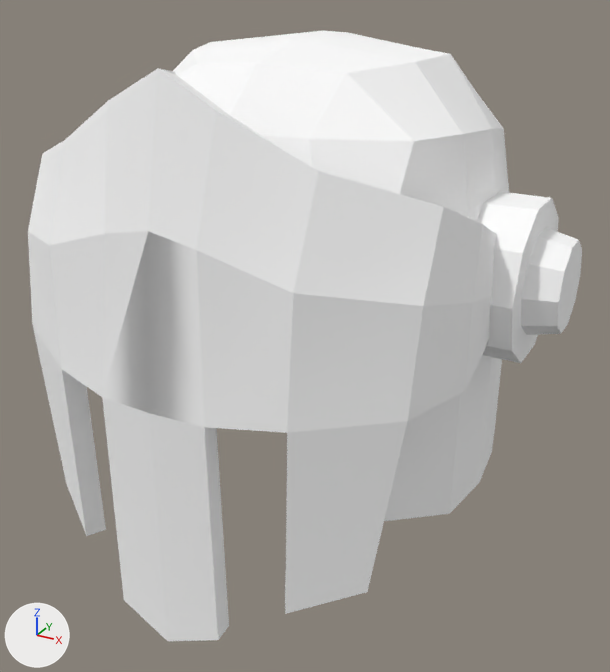
What one commit did to the glTF model frontend/assets/models3d/packs/quaternius-fbx/helmet1.glb.
Camera for both pictures: a 50 mm camera at (1.36, -2.55, 1.13) aimed at (-0.01, -0.06, -0.11). Arrows for +X, +Y and +Z are at lower left; the lights stay in place. The older version comes first. Where no turn or scale is listed for an object, it has been applied to the vertices.

Names of what the first picture shows: 'Helmet'.
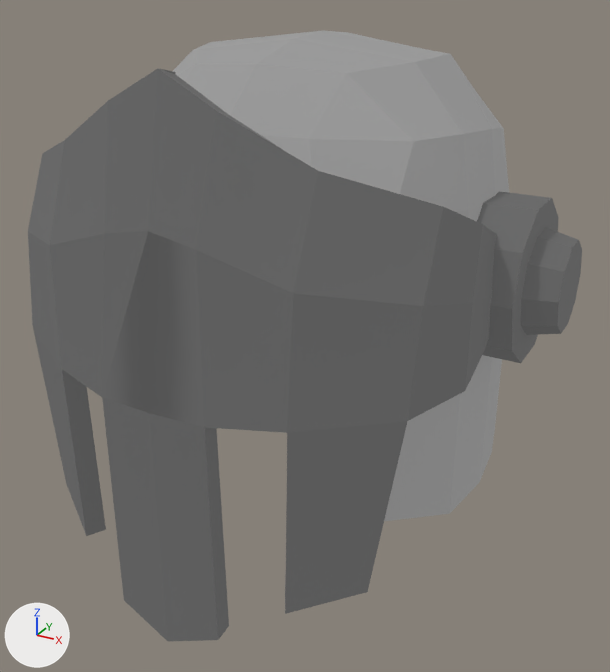
The edits, one by one:
Material 'Material_0' (mat_material_0) changes colour from white #ffffff to dark grey #6d6d6d; in linear values from (1.0, 1.0, 1.0) to (0.154, 0.154, 0.154).
In material 'Material_0' (mat_material_0), emission_strength is now set to 0.154.
Material 'Material_1' (mat_material_1) changes colour from white #ffffff to dark grey #484848; in linear values from (1.0, 1.0, 1.0) to (0.0642, 0.0642, 0.0642).
In material 'Material_1' (mat_material_1), emission_strength is now set to 0.0642.

Where the change shows, as pixel boxes (x1, y1, x2, y2) in the pictures (610 x 672 px):
'Helmet', recoloured, surface changed (white to dark grey)
    both: (28, 31, 582, 641)
